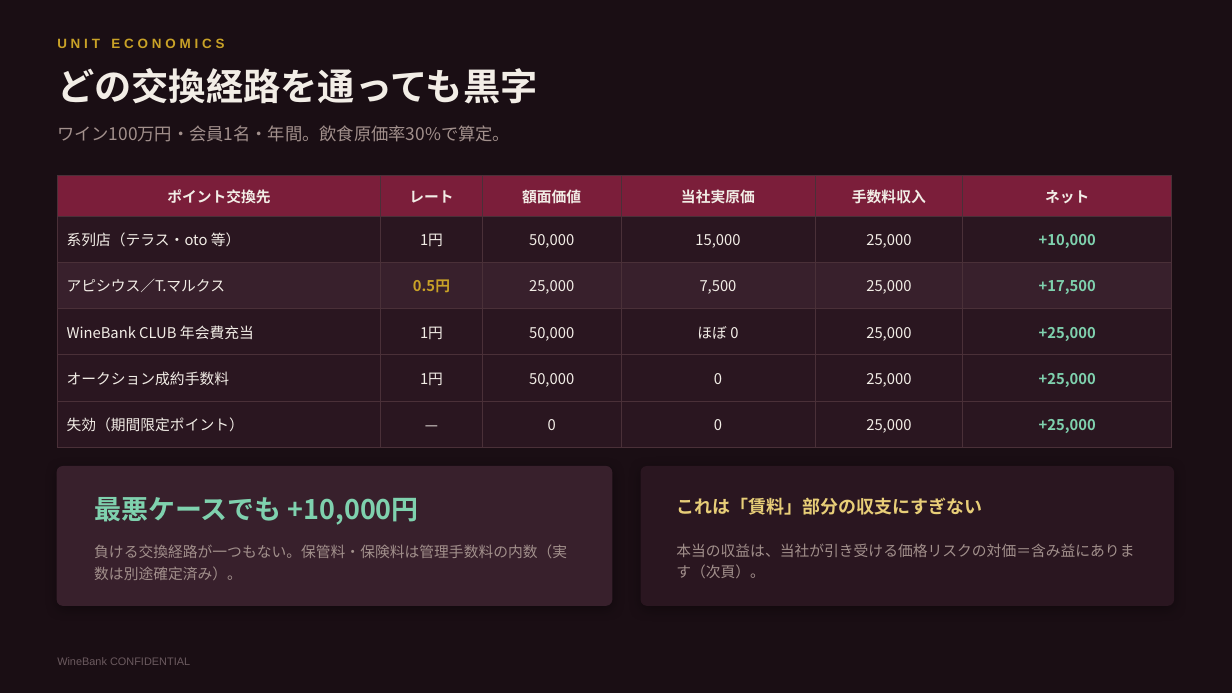
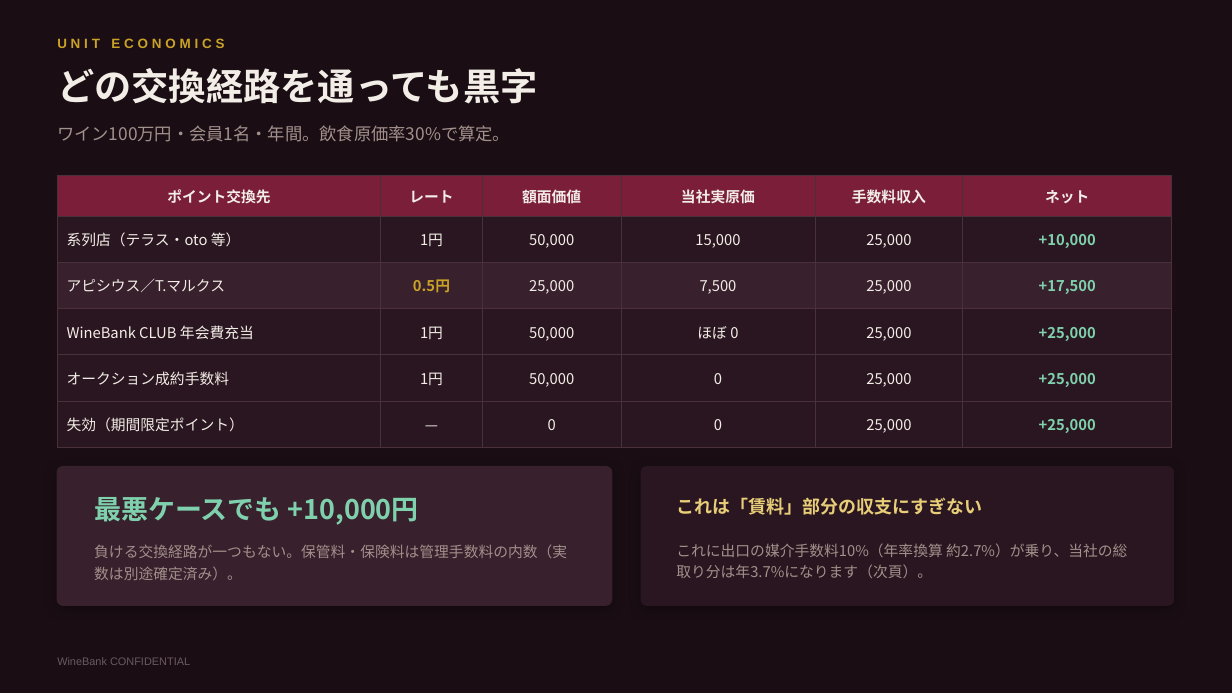
Before and after one commit to nakano-winebank/wine-auction, a slide deck: slide 7 of 提案資料/WineBank_ビジネスポイント経済圏構想.pptx. Drawn at 1232x693 pixels with LibreOffice and Linux fonts; fonts in the diff are those of the drawing. Boxes give left, top, right and bottom in pixels: in the first picture for what was removed or moved away, otherwise in the second. Text is boxed around its words. In the diff, an @@ line names an element or a change of style, - is before the commit and + after.

```diff
--- a/提案資料/WineBank_ビジネスポイント経済圏構想.pptx
+++ b/提案資料/WineBank_ビジネスポイント経済圏構想.pptx
@@ text at bbox=[676, 543, 1127, 578]: text changed @@
-本当の収益は、当社が引き受ける価格リスクの対価＝含み益にあります（次頁）。
+これに出口の媒介手数料10%（年率換算 約2.7%）が乗り、当社の総取り分は年3.7%になります（次頁）。
```
Also in this commit, not shown: 7 other slides changed, 3 slides added, 2 slides removed, 1 other file.
